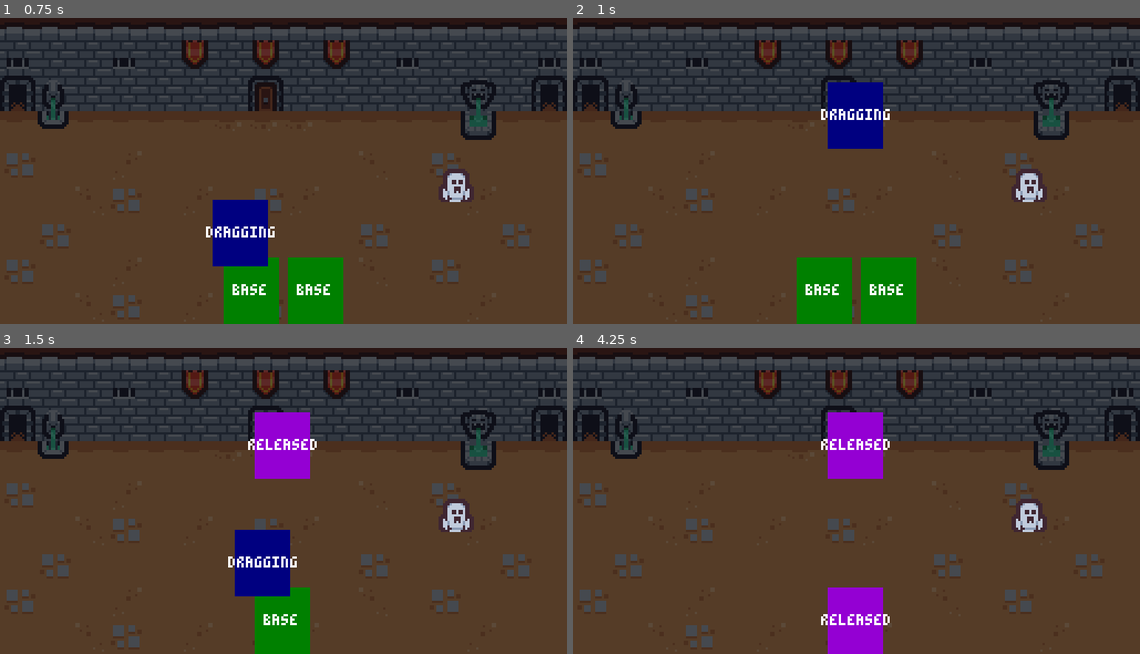
Above: before the commit, frames 1-4 (two rows, left to right).
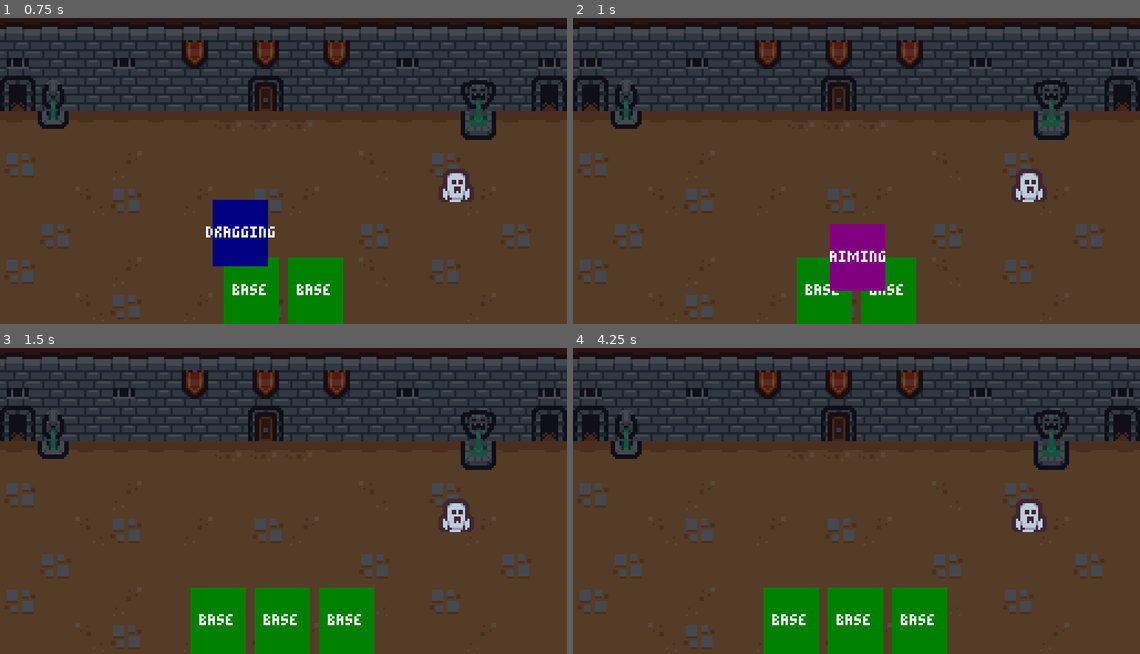
Above: after the commit, the same moments.

Repository: jordanforbes/ststut
Game: Godot game, scene res://scenes/battle/battle.tscn
Two runs of this game, one before a commit and one after it. Both use one fixed random seed, a clock stepped at 60 frames per second and the inputs below.
Inputs (mouse positions are in pixels of both pictures, inside the frame that each line leads up to):
- Up to frame 1 (0.75 s): tap Enter (ui_accept) at 0.5 s; drag from (215, 290) to (283, 115) at 0.52 s
- Up to frame 2 (1 s): no input
- Up to frame 3 (1.5 s): drag from (249, 620) to (283, 445) at 1.27 s
- Up to frame 4 (4.25 s): move the mouse to (856, 620) at 2.02 s; press the mouse at (856, 620) at 2.03 s; release the mouse at (856, 620) at 2.75 s; tap Enter (ui_accept) at 2.75 s; drag from (856, 445) to (856, 620) at 2.77 s; drag from (856, 445) to (884, 494) at 3.52 s

Frame 1 is identical in both runs. In frame 2, 4.3% of the frame differs, in the area x 43-56%, y 21-90%; in frame 3, 8.5%; in frame 4, 8.6%, in the area x 33-67%, y 21-100%.
Error before the commit: Invalid access to property or key 'parent' on a base object of type 'Control (CardUI)'. (res://scenes/card_ui/card_states/card_aiming_state.gd:11)

Commit message:
created stats resource

Diff:
--- /dev/null
+++ b/characters/warrior/warrior.tres
@@ -0,0 +1,13 @@
+[gd_resource type="Resource" script_class="CharacterStats" load_steps=4 format=3 uid="uid://dtpl4vd8jewo8"]
+
+[ext_resource type="Script" path="res://custom_resources/character_stats.gd" id="1_frdlv"]
+[ext_resource type="Texture2D" uid="uid://cpydvk8mq66o5" path="res://art/tile_0087.png" id="1_s3hu8"]
+[ext_resource type="Resource" uid="uid://byrqlgrnu7j18" path="res://characters/warrior/warrior_starting_deck.tres" id="3_fxhjk"]
+
+[resource]
+script = ExtResource("1_frdlv")
+starting_deck = ExtResource("3_fxhjk")
+cards_per_turn = 5
+max_mana = 3
+max_health = 35
+art = ExtResource("1_s3hu8")
--- /dev/null
+++ b/characters/warrior/warrior_starting_deck.tres
@@ -0,0 +1,9 @@
+[gd_resource type="Resource" script_class="CardPile" load_steps=4 format=3 uid="uid://byrqlgrnu7j18"]
+
+[ext_resource type="Script" path="res://custom_resources/card_pile.gd" id="1_bfwgk"]
+[ext_resource type="Resource" uid="uid://b2nypwh8decvt" path="res://characters/warrior/cards/warrior_axe_attack.tres" id="1_kvru8"]
+[ext_resource type="Resource" uid="uid://bhft0jchyfrjw" path="res://characters/warrior/cards/warrior_block.tres" id="2_hleet"]
+
+[resource]
+script = ExtResource("1_bfwgk")
+cards = Array[Resource("res://custom_resources/card.gd")]([ExtResource("1_kvru8"), ExtResource("1_kvru8"), ExtResource("1_kvru8"), ExtResource("1_kvru8"), ExtResource("1_kvru8"), ExtResource("2_hleet"), ExtResource("2_hleet"), ExtResource("2_hleet"), ExtResource("2_hleet"), ExtResource("2_hleet")])
--- /dev/null
+++ b/custom_resources/card_pile.gd
@@ -0,0 +1,35 @@
+class_name CardPile
+extends Resource
+
+signal card_pile_size_changed(card_amount)
+
+@export var cards: Array[Card] = []
+
+#checks if card pile is empty
+func empty() -> bool:
+	return cards.is_empty()
+
+#draws single card
+func draw_card() -> Card:
+	var card = cards.pop_front()
+	#emits signal to change size of card pile once one card is removed
+	card_pile_size_changed.emit(cards.size())
+	return card
+
+#adds card to draw pile
+func add_card(card: Card):
+	cards.append(card)
+	card_pile_size_changed.emit(cards.size())
+
+#shuffle deck
+func shuffle()-> void:
+	cards.shuffle()
+	card_pile_size_changed.emit(cards.size())
+
+
+#print card pile for debugging
+func _to_string()-> String:
+	var _card_strings: PackedStringArray = []
+	for i in range(cards.size()):
+		_card_strings.append("%s: %s" % [i+1, cards[i].id])
+	return "\n".join(_card_strings)
--- /dev/null
+++ b/custom_resources/character_stats.gd
@@ -0,0 +1,34 @@
+class_name CharacterStats
+extends Stats
+
+@export var starting_deck: CardPile
+@export var cards_per_turn: int
+@export var max_mana: int
+
+var mana: int :  set = set_mana
+var deck: CardPile
+var discard: CardPile
+var draw_pile: CardPile
+
+#no clamp function because you can go over the limit of energy
+func set_mana(value: int)-> void:
+	mana = value
+	stats_changed.emit()
+
+func reset_mana() -> void:
+	self.mana = max_mana
+
+#do we have enough mana to play a card?
+func can_play_card(card: Card) -> bool:
+	return mana >= card.cost
+
+#duplicate functions are to prevent the starting deck from being permanently altered
+func create_instance() -> Resource:
+	var instance: CharacterStats = self.duplicate()
+	instance.health = max_health
+	instance.block = 0
+	instance.reset_mana()
+	instance.deck = instance.starting_deck.duplicate()
+	instance.draw_pile = CardPile.new()
+	instance.discard = CardPile.new()
+	return instance
--- /dev/null
+++ b/custom_resources/stats.gd
@@ -0,0 +1,43 @@
+class_name Stats
+extends Resource
+
+signal stats_changed
+
+@export var max_health := 1
+@export var art: Texture
+
+var health: int : set = set_health
+var block: int : set = set_block
+
+func set_health(value: int)-> void:
+	#prevents health from going over max or under 0
+	health = clampi(value, 0, max_health )
+	stats_changed.emit()
+
+func set_block(value: int)-> void:
+	#prevents block from going over max(999)
+	block = clampi(value, 0, 999)
+	stats_changed.emit()
+
+func take_damage(damage: int)-> void:
+	#if no damage, exit function
+	if damage <= 0:
+		return
+	#calculates actual damage taken
+	var initial_damage = damage
+	#subtracts block from damage to get actual damage
+	damage = clampi(damage - block, 0, damage)
+	#how much block is left?
+	self.block = clampi(block - initial_damage, 0, block)
+	#subtracts damage from health
+	self.health -= damage
+
+func heal(amount: int)-> void:
+	self.health += amount
+
+#creates new instance of enemy disconnected from other ones
+func create_instance() -> Resource:
+	var instance: Stats = self.duplicate()
+	instance.health = max_health
+	instance.block = 0
+	return instance
--- /dev/null
+++ b/enemies/ghost/test_enemy.tres
@@ -0,0 +1,9 @@
+[gd_resource type="Resource" script_class="Stats" load_steps=3 format=3 uid="uid://dwgyad8pxcqw5"]
+
+[ext_resource type="Texture2D" uid="uid://cgopx2ponr1qi" path="res://art/tile_0121.png" id="1_a8y6f"]
+[ext_resource type="Script" path="res://custom_resources/stats.gd" id="1_bjf4m"]
+
+[resource]
+script = ExtResource("1_bjf4m")
+max_health = 10
+art = ExtResource("1_a8y6f")
--- /dev/null
+++ b/scenes/card_target_selector/card_target_selector.gd
@@ -0,0 +1,70 @@
+extends Node2D
+
+const ARC_POINTS := 8
+
+@onready var area_2d: Area2D = $Area2D
+@onready var card_arc: Line2D = $CanvasLayer/CardArc
+
+var current_card: CardUI
+var targeting := false
+
+func _ready()-> void:
+	Events.card_aim_started.connect(_on_card_aim_started)
+	Events.card_aim_ended.connect(_on_card_aim_ended)
+
+func _process(_delta: float)-> void:
+	if not targeting:
+		return
+
+	area_2d.position = get_local_mouse_position()
+	card_arc.points = _get_points()
+
+func _get_points() -> Array:
+	var points := []
+	var start := current_card.global_position
+	start.x += (current_card.size.x /2)
+	var target := get_local_mouse_position()
+	var distance := (target - start)
+
+	for i in range(ARC_POINTS):
+		var t := (1.0 / ARC_POINTS) * i
+		var x := start.x + (distance.x / ARC_POINTS) * i
+		var y := start.y + ease_out_cubic(t) * distance.y
+		points.append(Vector2(x,y))
+
+	points.append(target)
+
+	return points
+
+func ease_out_cubic(number: float)-> float:
+	return 1.0 - pow(1.0 - number, 3.0)
+
+func _on_card_aim_started(card: CardUI) -> void:
+	if not card.card.is_single_targeted():
+		return
+
+	targeting = true
+	area_2d.monitoring = true
+	area_2d.monitorable = true
+	current_card = card
+
+func _on_card_aim_ended(_card: CardUI)-> void:
+	targeting = false
+	card_arc.clear_points()
+	area_2d.position = Vector2.ZERO
+	area_2d.monitoring = false
+	area_2d.monitorable = false
+	current_card = null
+
+func _on_area_2d_area_entered(area: Area2D)-> void:
+	if not current_card or not targeting:
+		return
+
+	if not current_card.targets.has(area):
+		current_card.targets.append(area)
+
+func _on_area_2d_area_exited(area: Area2D)-> void:
+	if not current_card or not targeting:
+		return
+
+	current_card.targets.erase(area)
--- a/scenes/card_target_selector/card_target_selector.tscn
+++ b/scenes/card_target_selector/card_target_selector.tscn
@@ -1,9 +1,13 @@
-[gd_scene load_steps=2 format=3 uid="uid://dppgts8kohpxu"]
+[gd_scene load_steps=4 format=3 uid="uid://dppgts8kohpxu"]
 
-[sub_resource type="RectangleShape2D" id="RectangleShape2D_ldh40"]
+[ext_resource type="Script" path="res://scenes/card_target_selector/card_target_selector.gd" id="1_6ww20"]
+[ext_resource type="PackedScene" uid="uid://key5g748rh0d" path="res://scenes/card_target_selector/card_arc.tscn" id="1_ft7xq"]
+
+[sub_resource type="RectangleShape2D" id="RectangleShape2D_m78v2"]
 size = Vector2(4, 4)
 
 [node name="CardTargetSelector" type="Node2D"]
+script = ExtResource("1_6ww20")
 
 [node name="Area2D" type="Area2D" parent="."]
 collision_mask = 4
@@ -11,7 +15,12 @@
 monitorable = false
 
 [node name="CollisionShape2D" type="CollisionShape2D" parent="Area2D"]
-shape = SubResource("RectangleShape2D_ldh40")
+shape = SubResource("RectangleShape2D_m78v2")
 
 [node name="CanvasLayer" type="CanvasLayer" parent="."]
 layer = 2
+
+[node name="CardArc" parent="CanvasLayer" instance=ExtResource("1_ft7xq")]
+
+[connection signal="area_entered" from="Area2D" to="." method="_on_area_2d_area_entered"]
+[connection signal="area_exited" from="Area2D" to="." method="_on_area_2d_area_exited"]
--- a/scenes/card_ui/card_states/card_dragging_state.gd
+++ b/scenes/card_ui/card_states/card_dragging_state.gd
@@ -18,11 +18,17 @@
 	threshold_timer.timeout.connect(func(): minimum_drag_time_elapsed = true)
 
 func on_input(event: InputEvent)-> void:
+	var single_targeted := card_ui.card.is_single_targeted()
 	var mouse_motion := event is InputEventMouseMotion
 	#card drag is cancelled if right mouse is clicked
 	var cancel = event.is_action_pressed("right_mouse")
 	#card is released if left mouse is let go or clicked again
 	var confirm = event.is_action_released("left_mouse") or event.is_action_pressed("left_mouse")
+
+	#if the card is single targeted, the mouse is moving, and there is at least 1 enemy, transition into AIMING state
+	if single_targeted and mouse_motion and card_ui.targets.size() > 0:
+		transition_requested.emit(self, CardState.State.AIMING)
+		return
 
 	if mouse_motion:
 		#update card position to follow mouse cursor
--- a/scenes/card_ui/card_ui.gd
+++ b/scenes/card_ui/card_ui.gd
@@ -14,6 +14,9 @@
 #all current targets for cards
 @onready var targets: Array[Node] = []
 
+var parent: Control
+var tween: Tween
+
 func _ready()-> void:
 	#initialize card state machine
 	card_state_machine.init(self)
@@ -21,6 +24,10 @@
 #callback functions
 func _input(event: InputEvent)-> void:
 	card_state_machine.on_input(event)
+
+func animate_to_position(new_position: Vector2, duration: float)-> void:
+	tween = create_tween().set_trans(Tween.TRANS_CIRC).set_ease(Tween.EASE_OUT)
+	tween.tween_property(self, "global_position", new_position, duration)
 
 func _on_gui_input(event):
 	card_state_machine.on_gui_input(event)
--- a/scenes/card_ui/card_ui.tscn
+++ b/scenes/card_ui/card_ui.tscn
@@ -75,6 +75,7 @@
 
 [node name="CardAimingState" type="Node" parent="CardStateMachine"]
 script = ExtResource("8_qrm7l")
+state = 3
 
 [connection signal="gui_input" from="." to="." method="_on_gui_input"]
 [connection signal="mouse_entered" from="." to="." method="_on_mouse_entered"]
--- a/scenes/ui/hand.gd
+++ b/scenes/ui/hand.gd
@@ -4,6 +4,7 @@
 func _ready()-> void:
 	for child in get_children():
 		var card_ui := child as CardUI
+		card_ui.parent = self
 		card_ui.reparent_requested.connect(_on_card_ui_reparent_requested)
 
 func _on_card_ui_reparent_requested(child: CardUI)-> void:
--- /dev/null
+++ b/scenes/ui/stats_ui.gd
@@ -0,0 +1,15 @@
+class_name StatsUI
+extends HBoxContainer
+
+@onready var block: HBoxContainer = $Block
+@onready var block_label: Label = %BlockLabel
+@onready var health: HBoxContainer = $Health
+@onready var health_label: HBoxContainer = %HealthLabel
+
+#change stats in labels
+func update_stats(stats: Stats) -> void:
+	block_label.text = str(stats.block)
+	health_label.text = str(stats.health)
+
+	block.visible = stats.block > 0
+	health.visible = stats.health > 0
--- /dev/null
+++ b/scenes/ui/stats_ui.tscn
@@ -0,0 +1,54 @@
+[gd_scene load_steps=5 format=3 uid="uid://v6djjxn4dpmg"]
+
+[ext_resource type="Texture2D" uid="uid://oe7v35ii8vrs" path="res://art/tile_0102.png" id="1_afwmj"]
+[ext_resource type="Script" path="res://scenes/ui/stats_ui.gd" id="1_ivbu0"]
+[ext_resource type="Theme" uid="uid://boak2n12drima" path="res://main_theme.tres" id="2_vy8j2"]
+[ext_resource type="Texture2D" uid="uid://d0edy7thj8ce6" path="res://art/heart.png" id="3_3802c"]
+
+[node name="StatsUI" type="HBoxContainer"]
+anchors_preset = 5
+anchor_left = 0.5
+anchor_right = 0.5
+offset_left = -45.0
+offset_right = 45.0
+offset_bottom = 19.0
+grow_horizontal = 2
+size_flags_vertical = 0
+alignment = 1
+script = ExtResource("1_ivbu0")
+
+[node name="Block" type="HBoxContainer" parent="."]
+layout_mode = 2
+theme_override_constants/separation = 0
+
+[node name="BlockImage" type="TextureRect" parent="Block"]
+layout_mode = 2
+texture = ExtResource("1_afwmj")
+stretch_mode = 5
+
+[node name="BlockLabel" type="Label" parent="Block"]
+unique_name_in_owner = true
+layout_mode = 2
+size_flags_vertical = 1
+theme = ExtResource("2_vy8j2")
+text = "5"
+horizontal_alignment = 1
+vertical_alignment = 1
+
+[node name="Health" type="HBoxContainer" parent="."]
+layout_mode = 2
+theme_override_constants/separation = 2
+
+[node name="HealthImage" type="TextureRect" parent="Health"]
+layout_mode = 2
+texture = ExtResource("3_3802c")
+stretch_mode = 5
+
+[node name="HealthLabel" type="Label" parent="Health"]
+unique_name_in_owner = true
+layout_mode = 2
+size_flags_vertical = 1
+theme = ExtResource("2_vy8j2")
+text = "30"
+horizontal_alignment = 1
+vertical_alignment = 1
